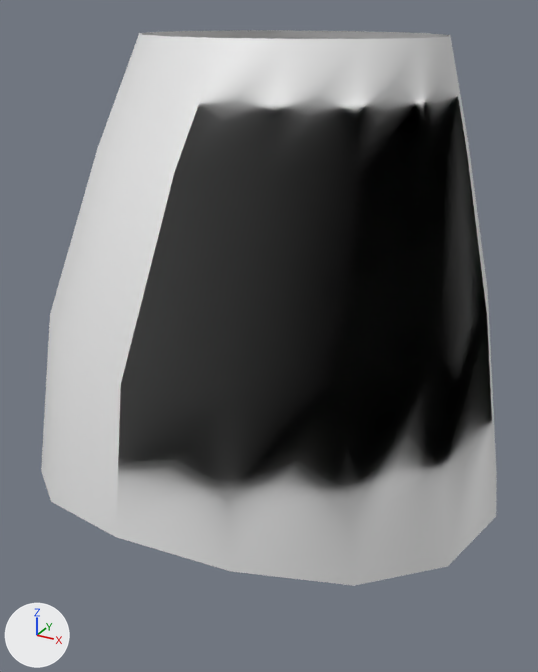
A saved change to the glTF model assets/gear/skirt_short.glb.
One viewpoint serves both versions: a 50 mm camera at (0.399, -0.721, 0.138) aimed at (0.014, -0.021, -0.212). The axes (+X, +Y, +Z) are drawn at lower left. The lights are the same throughout. The picture after the commit comes second. Both versions are drawn at full value of the shape key 'aft' of 'skirt_short'; the numbers are the values there. Vertices at exactly the same position are counted once.

In view in the first picture: 'skirt_short'.
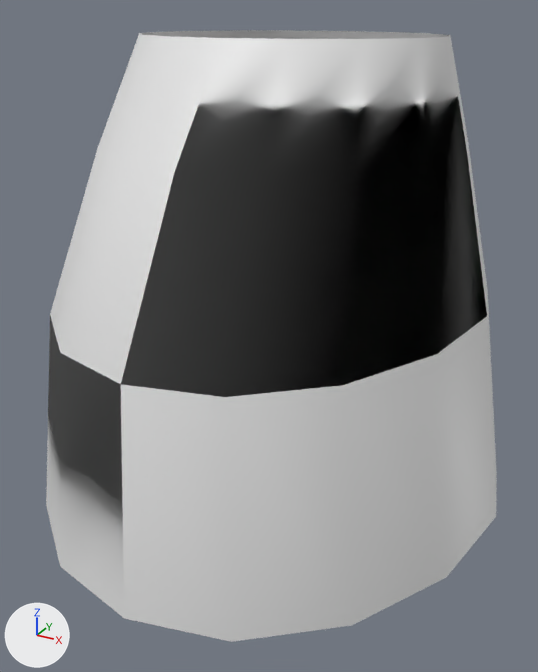
Commit message: fix: lift a skirt's hem only past what its keys can hold

Pixel boxes (x1, y1, x2, y2) of what changed, in the pictures (538 x 672 px; the box of a moved part takes in the faces that stretch with it):
```json
{"object": "skirt_short", "change": "reshaped", "before": [41, 30, 497, 586], "after": [46, 30, 497, 642], "on screen": "10% taller"}
{"part": 1, "of": "me_skirt_short", "change": "moved or reshaped", "before": [41, 316, 496, 586], "after": [46, 316, 496, 642]}
```

Edits to the scene script, one JSON object a line:
```json
{"block": "me_skirt_short", "where": "me_skirt_short.from_pydata(...)  # 64 vertices, 192 faces; spans x -0.285..0.285, y -0.293..0.295, z -0.417..0.113"}
{"block": "me_skirt_short", "where": "# used by ob_skirt_short; location = (0.0, 0.0, 0.0)"}
{"block": "me_skirt_short", "change": "me_skirt_short part 1"}
{"op": "set", "path": "me_skirt_short.vertices[48].co", "old": "(0.0, -0.293, -0.317)", "new": "(0.0, -0.293, -0.417)", "note": "pixel (116, 537) -> pixel (124, 618)"}
{"op": "set", "path": "me_skirt_short.vertices[49].co", "old": "(0.109, -0.267, -0.332)", "new": "(0.109, -0.267, -0.417)", "note": "pixel (230, 571) -> pixel (231, 641)"}
{"op": "set", "path": "me_skirt_short.vertices[50].co", "old": "(0.202, -0.193, -0.367)", "new": "(0.202, -0.193, -0.417)", "note": "pixel (354, 585) -> pixel (351, 625)"}
{"op": "set", "path": "me_skirt_short.vertices[51].co", "old": "(0.263, -0.081, -0.402)", "new": "(0.263, -0.081, -0.417)", "note": "pixel (447, 566) -> pixel (446, 577)"}
{"op": "set", "path": "me_skirt_short.vertices[61].co", "old": "(-0.263, -0.081, -0.402)", "new": "(-0.263, -0.081, -0.417)"}
{"op": "set", "path": "me_skirt_short.vertices[62].co", "old": "(-0.202, -0.193, -0.367)", "new": "(-0.202, -0.193, -0.417)", "note": "pixel (41, 470) -> pixel (46, 505)"}
{"op": "set", "path": "me_skirt_short.vertices[63].co", "old": "(-0.109, -0.267, -0.332)", "new": "(-0.109, -0.267, -0.417)", "note": "pixel (51, 501) -> pixel (60, 566)"}
```
